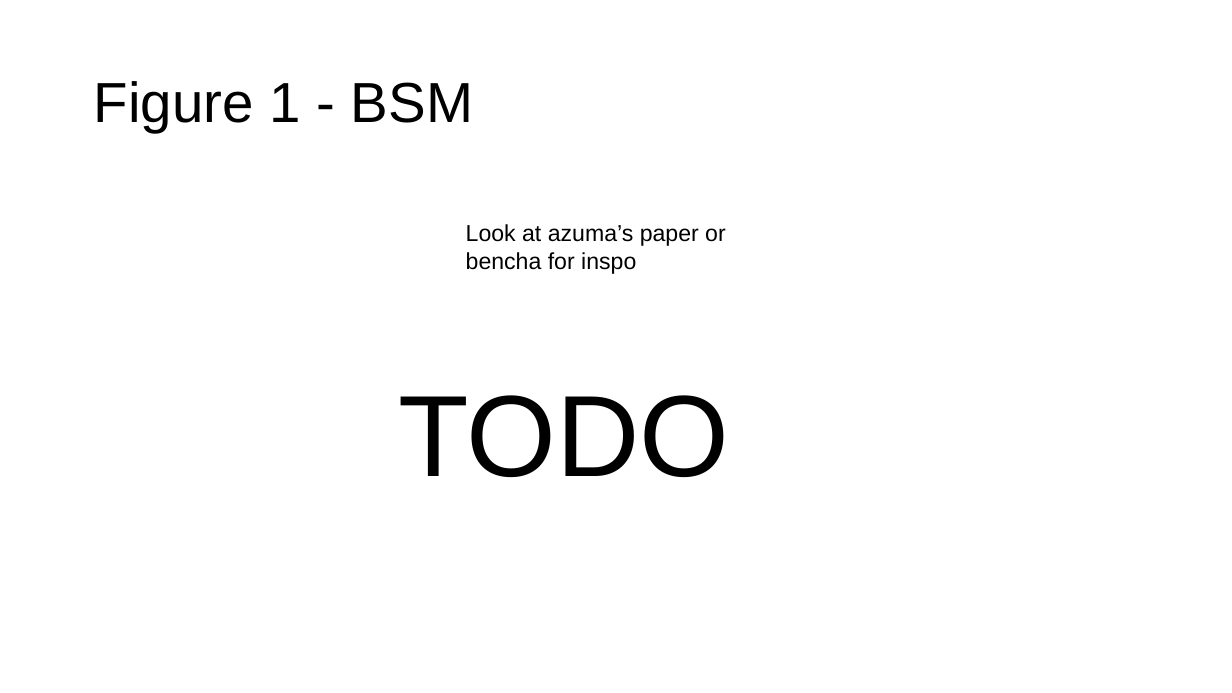
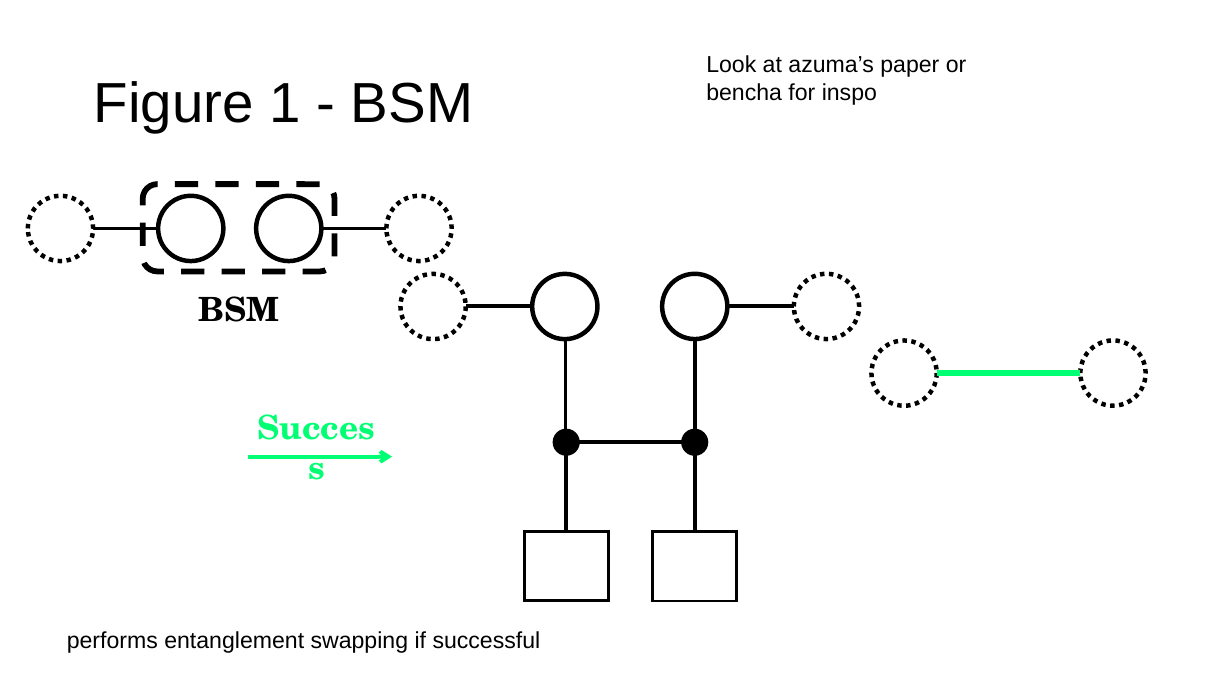
Before and after one commit to EliottFlechtner/entanglement-purification-scheduler, a slide deck: slide 1 of thesis/figures/design-doc/design_sheet.pptx. Drawn at 1232x693 pixels with LibreOffice and Linux fonts; fonts in the diff are those of the drawing. Boxes give left, top, right and bottom in pixels: in the first picture for what was removed or moved away, otherwise in the second. Text is boxed around its words. In the diff, an @@ line names an element or a change of style, - is before the commit and + after.

Commit message:
chore: reorganize all figures in proper folders

```diff
--- a/thesis/figures/design-doc/design_sheet.pptx
+++ b/thesis/figures/design-doc/design_sheet.pptx
@@ text "Look at azuma’s paper or ...": place and size @@
-text "Look at azuma’s paper or ..." at [466,224,726,274]
+text "Look at azuma’s paper or ..." at [706,55,967,105]
@@ group added at [28,184,452,322]: 4 ellipses, 2 lines, 1 rounded rectangle, 1 text @@
+BSM
@@ group added at [400,274,860,602]: 7 lines, 6 ellipses, 2 rectangles @@
@@ ellipse added at [872,340,937,406], fill #FFFFFF, outline #000000 3.5 pt dashed @@
@@ ellipse added at [1080,340,1146,406], fill #FFFFFF, outline #000000 3.5 pt dashed @@
@@ line added from (1080, 373) to (937, 373), #00FF73 4.5 pt @@
@@ text added at [244,401,389,450], 26 pt, text #00FF73, bold @@
+Success
@@ text removed at [398,395,729,477] @@
-TODO
@@ arrow added from (248, 457) to (392, 457), #00FF73 3 pt @@
@@ text added at [67,631,541,653], 18 pt, text #000000 @@
+performs entanglement swapping if successful
```
Also in this commit, not shown: 3 other slides changed, 12 other files.
